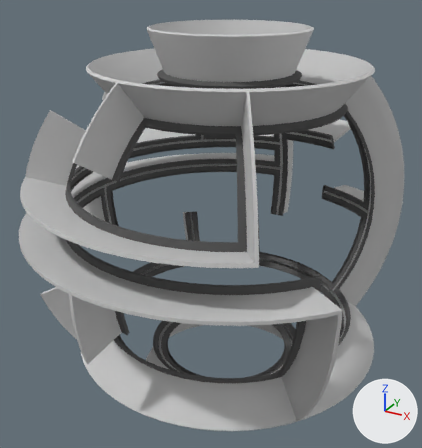
Before and after pictures for a commit that changed the FBX model Assets/Scene_Content/Models/Walls/Sc01/Sc01_walls09.FBX.
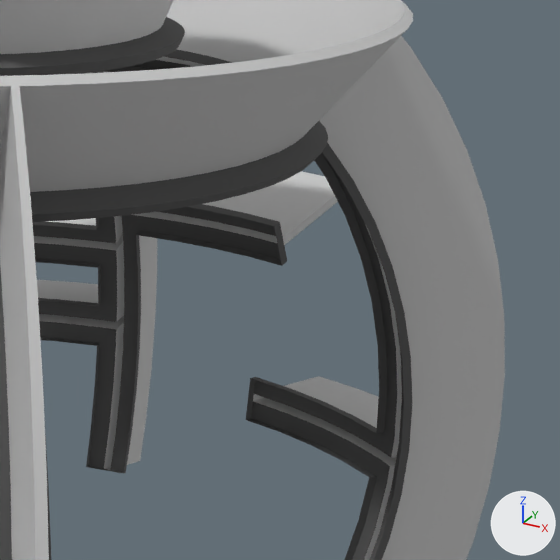
Each version appears first whole from a 50 mm lens placed at (1.56, -3.06, 1.49), pointed at (-0.11, -0.01, -0.03), and next in a close-up on the part from 58% to 100% of the width and 14% to 54% of the height. The lights are fixed; the arrows at lower right show +X, +Y and +Z. Where no turn or scale is listed for an object, it has been applied to the vertices.

Objects in the first close-up: 'Sc01_walls09'.
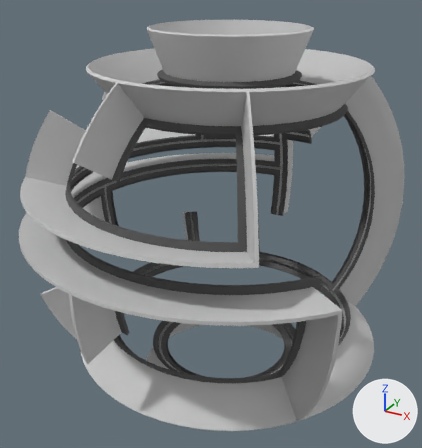
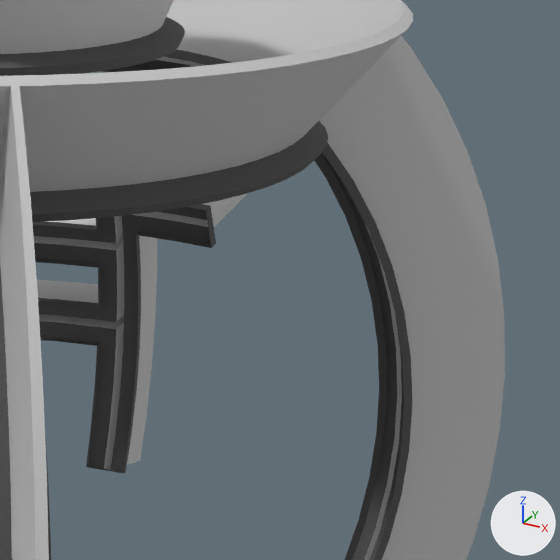
Pixel boxes (x1, y1, x2, y2) of what changed, in the close-ups (560 x 560 px):
part 1 of me_mesh, cut back
    before: (207, 172, 338, 266)
    after: (206, 193, 248, 247)
part 2 of me_mesh, cut back
    before: (246, 376, 499, 495)
    after: (369, 431, 499, 495)

The change, as a diff of the scene's bpy script:
```diff
--- a/Assets/Scene_Content/Models/Walls/Sc01/Sc01_walls09.FBX.py
+++ b/Assets/Scene_Content/Models/Walls/Sc01/Sc01_walls09.FBX.py
@@ me_mesh @@
 # used by ob_sc01_walls09; location = (0.0, 0.0, 0.0)
-me_mesh.from_pydata(...)  # 3344 vertices, 2935 faces; spans x -1.27..0.99, y -1.27..1.27, z -1.13..1.19
+me_mesh.from_pydata(...)  # 3244 vertices, 2847 faces; spans x -1.27..0.99, y -1.27..1.27, z -1.13..1.19
+# me_mesh part 1
+# 18 vertices are removed from x 0.28..0.47, y 0.83..1.13, z 0.31..0.46
+# 18 faces are deleted
+# 2 vertices are added at (0.19, 0.92, 0.35), (0.19, 0.91, 0.37)
+# 1 new face joins them, mat_wallglow (light grey #cacaca)
+# 3 new faces join them, mat_material__74 (dark grey #535353)
+# me_mesh part 2
+# 50 vertices are removed from x 0.31..0.9, y 0.67..1.2, z -0.11..0.0
+# 51 faces are deleted
+# 3 new faces join them, mat_wallglow (light grey #cacaca)
+# 4 new faces join them, mat_material__74 (dark grey #535353)
 me_mesh.materials.append(mat_wallglow)
```
